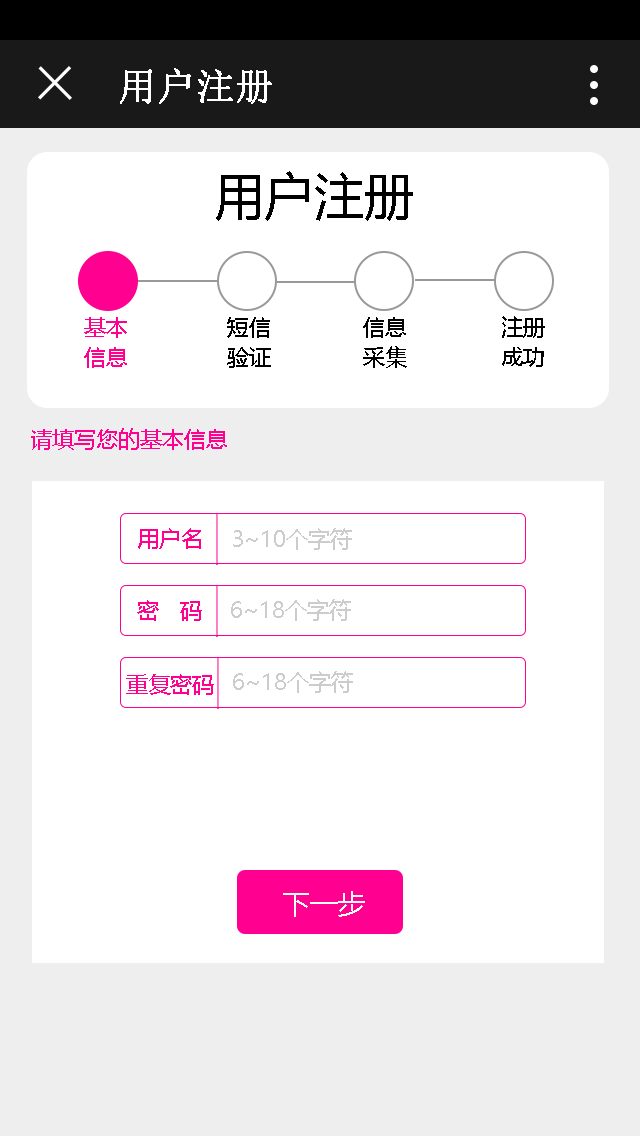
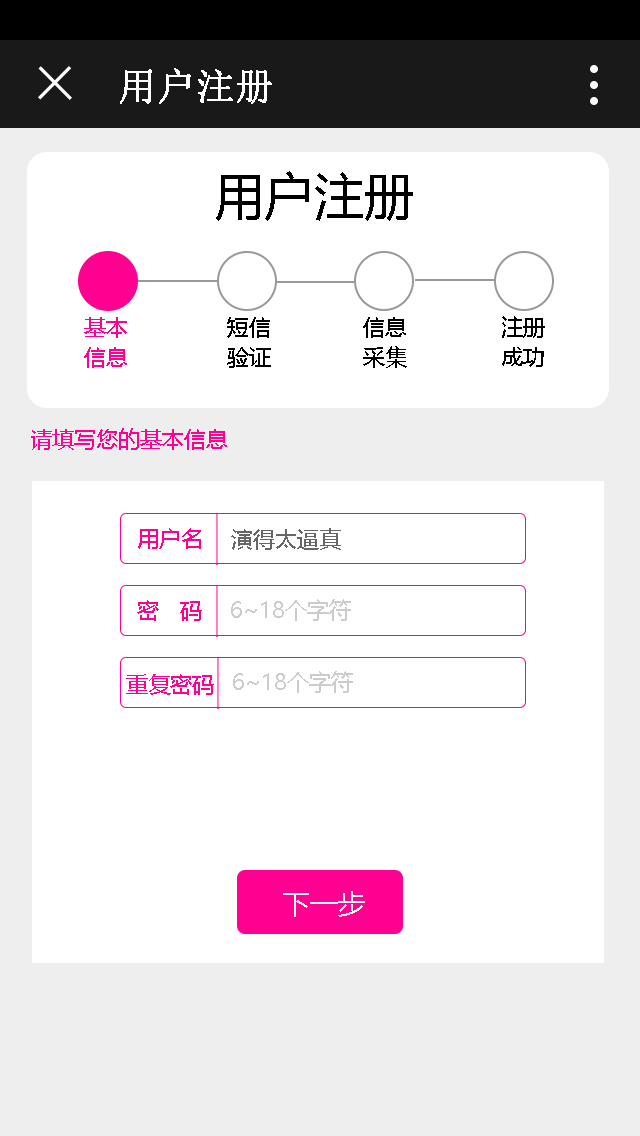
Layered file, before and after one edit (w=640, h=1136). Changes by layer:
renamed "3~10个字符" to "演得太逼真", painted on it over [231, 528, 352, 550]
